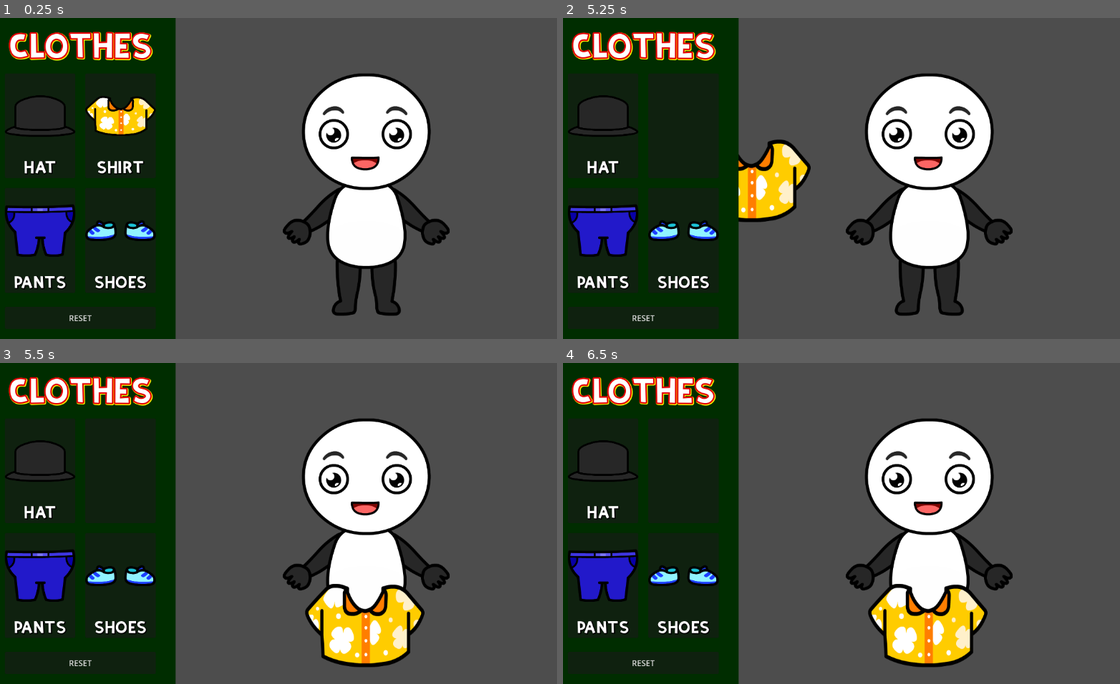
Above: before the commit, frames 1-4 (two rows, left to right).
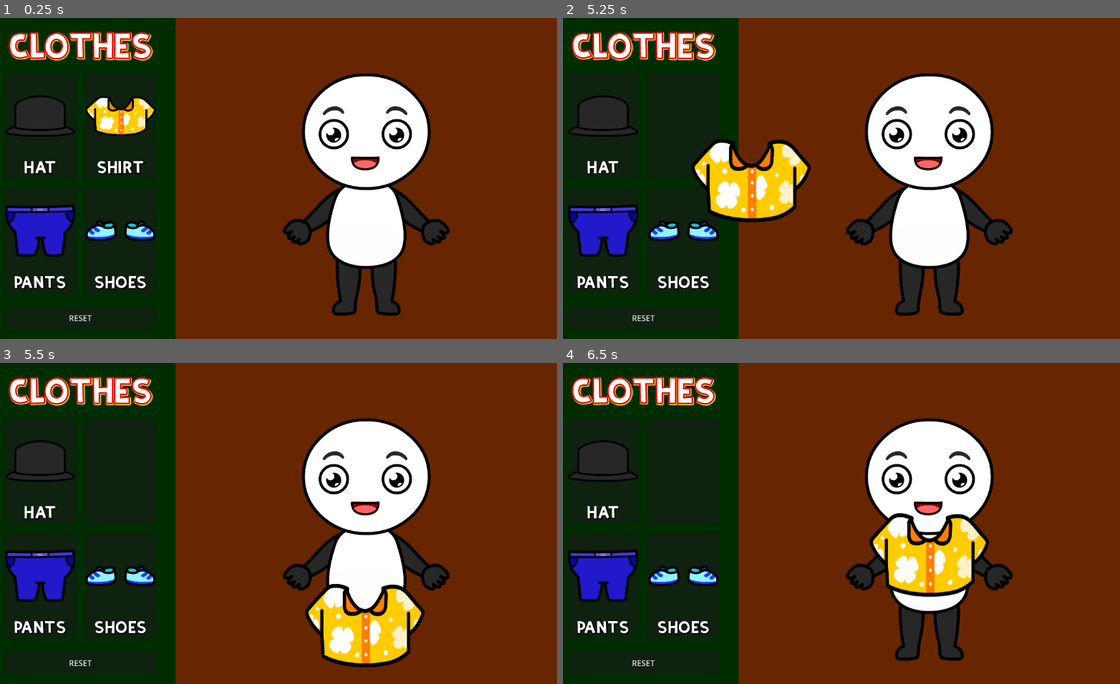
Above: after the commit, the same moments.

Repository: Vivek13130/Godot_internship_project
Game: Godot game, scene res://scenes/main.tscn
Same seed, same stepped clock (60 frames per second), same inputs: the game is played once before the commit and once after it.
Inputs (mouse positions are in pixels of both pictures, inside the frame that each line leads up to):
- Up to frame 1 (0.25 s): no input
- Up to frame 2 (5.25 s): tap Enter at 0.5, 2.75, 4.25 s; move the mouse to (958, 162) at 0.52 s; click (958, 162) at 0.67 s; click "RESET" at 1.25 s; tap Space at 2, 3.5, 5 s; drag from (718, 194) to (930, 130) at 2.02 s; move the mouse to (891, 107) at 2.77 s; click (891, 107) at 2.92 s; drag from (808, 242) to (930, 226) at 3.52 s; move the mouse to (1003, 226) at 4.27 s; click (1003, 226) at 4.42 s; drag from (663, 130) to (925, 281) at 5.02 s
- Up to frame 3 (5.5 s): no input
- Up to frame 4 (6.5 s): move the mouse to (863, 523) at 5.77 s; click (863, 523) at 5.92 s

The runs differ from the first frame. In frame 1, 56% of the frame differs, in the area x 31-100%, y 0-100%; in frame 2, 55%; in frame 3, 54%; in frame 4, 61%.
Error after the commit: Invalid call. Nonexistent function 'get_parent' in base 'Nil'. (res://character.gd:56)

Commit message:
drag and drop working
now only polishing is left

Diff:
--- a/character.gd
+++ b/character.gd
@@ -2,18 +2,96 @@
 
 # Dictionary mapping valid item types to their target areas
 var valid_areas = {
-	"hat": "HeadArea",
-	"pants": "LegsArea"
+	"hat": "HeadDetectionArea",
+	"pants": "LegsDetectionArea",
+	"shirt" : "BodyDetectionArea",
+	"shoes" : "FeetDetectionArea"
 }
 
-#func check_valid_overlap(dropped_item: Node2D) -> bool:
-	#for area_name in valid_areas.values():
-		#var area = $[area_name]  # Assuming "HeadArea" and "LegsArea" are children of this node
-		#if area and area.get_overlapping_bodies().has(dropped_item):
-			#if dropped_item.name == valid_areas.find(area_name):
-				#return true  # Valid placement
-	#return false
+#these will check if dropable items are inside their correct detection area
+var is_hat_inside : bool = false
+var is_pant_inside : bool = false
+var is_shirt_inside : bool = false
+var is_shoe_inside : bool = false
+
+@onready var marker_head: Marker2D = $Sprite2D/head/MarkerHead
+@onready var marker_body: Marker2D = $Sprite2D/body/MarkerBody
+@onready var marker_legs: Marker2D = $Sprite2D/legs/MarkerLegs
+@onready var marker_feet: Marker2D = $Sprite2D/feet/MarkerFeet
 
 
-func _on_head_area_area_entered(area: Area2D) -> void:
-	print(area.name)
+# will return the name of dropable in it's correct area
+func find_valid_overlap() -> String:
+	if(is_hat_inside):
+		is_hat_inside = false
+		return "hat"
+	elif is_pant_inside:
+		is_pant_inside = false
+		return "pant"
+	elif is_shirt_inside:
+		is_shirt_inside = false
+		return "shirt"
+	elif is_shoe_inside:
+		is_shoe_inside = false
+		return "shoe"
+	else:
+		return ""
+
+func set_correct_position(dragged_item_name : String , dragged_item_instance ) :
+	var correct_pos : Vector2 = Vector2.INF
+	if(dragged_item_name == "hat"):
+		correct_pos = marker_head.global_position
+	elif(dragged_item_name == "shirt"):
+		correct_pos = marker_body.global_position
+	elif(dragged_item_name == "pant"):
+		correct_pos = marker_legs.global_position
+	elif(dragged_item_name == "shoes"):
+		correct_pos = marker_feet.global_position
+	else:
+		print("no correct position found !! ")
+
+	# animate the movement to correct position
+	if(correct_pos != Vector2.INF):
+
+		if dragged_item_instance.get_parent():
+			dragged_item_instance.get_parent().remove_child(dragged_item_instance)
+			# remove this node from DragDrop and add this to DroppedItems instead
+		get_parent().get_node("DroppedItems").add_child(dragged_item_instance)
+		dragged_item_instance.global_position = correct_pos
+
+
+# area names are : hatArea, pantArea, shoeArea, shirtArea
+#( these names are of dropable items )
+
+# signals to check if a dropable is inside a valid area or not
+func _on_head_detection_area_area_entered(area: Area2D) -> void:
+	if(area.name == "hatArea"):
+		is_hat_inside = true
+
+func _on_head_detection_area_area_exited(area: Area2D) -> void:
+	if(area.name == "hatArea"):
+		is_hat_inside = false
+
+func _on_body_detection_area_area_entered(area: Area2D) -> void:
+	if(area.name == "shirtArea"):
+		is_shirt_inside = true
+
+func _on_body_detection_area_area_exited(area: Area2D) -> void:
+	if(area.name == "shirtArea"):
+		is_shirt_inside = false
+
+func _on_legs_detection_area_area_entered(area: Area2D) -> void:
+	if(area.name == "pantArea"):
+		is_pant_inside = true
+
+func _on_legs_detection_area_area_exited(area: Area2D) -> void:
+	if(area.name == "pantArea"):
+		is_pant_inside = false
+
+func _on_feet_detection_area_area_entered(area: Area2D) -> void:
+	if(area.name == "shoeArea"):
+		is_shoe_inside = true
+
+func _on_feet_detection_area_area_exited(area: Area2D) -> void:
+	if(area.name == "shoeArea"):
+		is_shoe_inside = false
--- a/character.tscn
+++ b/character.tscn
@@ -25,9 +25,9 @@
 
 [node name="head" type="Node2D" parent="Sprite2D"]
 
-[node name="HeadArea" type="Area2D" parent="Sprite2D/head"]
+[node name="HeadDetectionArea" type="Area2D" parent="Sprite2D/head"]
 
-[node name="CollisionShape2D" type="CollisionShape2D" parent="Sprite2D/head/HeadArea"]
+[node name="CollisionShape2D" type="CollisionShape2D" parent="Sprite2D/head/HeadDetectionArea"]
 position = Vector2(0, -212)
 shape = SubResource("CircleShape2D_1de55")
 
@@ -36,9 +36,9 @@
 
 [node name="body" type="Node2D" parent="Sprite2D"]
 
-[node name="BodyArea" type="Area2D" parent="Sprite2D/body"]
+[node name="BodyDetectionArea" type="Area2D" parent="Sprite2D/body"]
 
-[node name="CollisionShape2D" type="CollisionShape2D" parent="Sprite2D/body/BodyArea"]
+[node name="CollisionShape2D" type="CollisionShape2D" parent="Sprite2D/body/BodyDetectionArea"]
 position = Vector2(-1, 113)
 shape = SubResource("CapsuleShape2D_ysmr8")
 debug_color = Color(0.288232, 0.630143, 0, 0.42)
@@ -48,9 +48,9 @@
 
 [node name="legs" type="Node2D" parent="Sprite2D"]
 
-[node name="LegsArea" type="Area2D" parent="Sprite2D/legs"]
+[node name="LegsDetectionArea" type="Area2D" parent="Sprite2D/legs"]
 
-[node name="CollisionShape2D" type="CollisionShape2D" parent="Sprite2D/legs/LegsArea"]
+[node name="CollisionShape2D" type="CollisionShape2D" parent="Sprite2D/legs/LegsDetectionArea"]
 position = Vector2(-5, 290)
 shape = SubResource("CircleShape2D_6thgb")
 debug_color = Color(0.670568, 0.309023, 1, 0.42)
@@ -60,9 +60,9 @@
 
 [node name="feet" type="Node2D" parent="Sprite2D"]
 
-[node name="FeetArea" type="Area2D" parent="Sprite2D/feet"]
+[node name="FeetDetectionArea" type="Area2D" parent="Sprite2D/feet"]
 
-[node name="CollisionShape2D" type="CollisionShape2D" parent="Sprite2D/feet/FeetArea"]
+[node name="CollisionShape2D" type="CollisionShape2D" parent="Sprite2D/feet/FeetDetectionArea"]
 position = Vector2(-2, 381)
 rotation = 1.58765
 shape = SubResource("CapsuleShape2D_3geyg")
@@ -71,4 +71,11 @@
 [node name="MarkerFeet" type="Marker2D" parent="Sprite2D/feet"]
 position = Vector2(0, 379)
 
-[connection signal="area_entered" from="Sprite2D/head/HeadArea" to="." method="_on_head_area_area_entered"]
+[connection signal="area_entered" from="Sprite2D/head/HeadDetectionArea" to="." method="_on_head_detection_area_area_entered"]
+[connection signal="area_exited" from="Sprite2D/head/HeadDetectionArea" to="." method="_on_head_detection_area_area_exited"]
+[connection signal="area_entered" from="Sprite2D/body/BodyDetectionArea" to="." method="_on_body_detection_area_area_entered"]
+[connection signal="area_exited" from="Sprite2D/body/BodyDetectionArea" to="." method="_on_body_detection_area_area_exited"]
+[connection signal="area_entered" from="Sprite2D/legs/LegsDetectionArea" to="." method="_on_legs_detection_area_area_entered"]
+[connection signal="area_exited" from="Sprite2D/legs/LegsDetectionArea" to="." method="_on_legs_detection_area_area_exited"]
+[connection signal="area_entered" from="Sprite2D/feet/FeetDetectionArea" to="." method="_on_feet_detection_area_area_entered"]
+[connection signal="area_exited" from="Sprite2D/feet/FeetDetectionArea" to="." method="_on_feet_detection_area_area_exited"]
--- a/gameplay.gd
+++ b/gameplay.gd
@@ -7,14 +7,13 @@
 
 func _ready() -> void:
 	handle_character_position()
-
+	Manager.gameplay_layer_node = $"."
 
 func _process(delta: float) -> void:
 	if(get_viewport().size.x != viewport.x || get_viewport().size.y != viewport.y):
 		# if viewport changes , recalculate the position
 		handle_character_position()
 
-
 func handle_character_position():
 	# this function will make sure our character stay in center of screen
 	viewport = get_viewport().size
--- a/manager.gd
+++ b/manager.gd
@@ -1,14 +1,20 @@
 extends Node
 #this is a global file and it will store :
-# assets
-# any common variable
-# intermediate communicating functions
-# default values , etc
+# assets, any common variable, intermediate communicating functions, default values
+
 
 signal item_selected(item : String)
 signal hide_item_from_UI(item : String)
+signal show_item_in_UI(dragged_item_name : String)
+
 
 var grabbed : bool = false;
+var dragged_item_name
+var dragged_item_instance
+
+var lerp_speed_pos_reset: float = 0.1
+var moving_to_reset: bool = false
+
 
 var item_scenes = {
 	"hat": "res://scenes/hat.tscn",
@@ -17,18 +23,53 @@
 	"shirt": "res://scenes/shirt.tscn",
 }
 
+var item_scene_access_paths = {
+	"hat" : null,
+	"shirt" : null,
+	"pant" : null,
+	"shoes" : null
+}
+
 var current_dragged_scene_path: String = ""
 
-func drag_drop_launch(item_type : String):
-	print("drag drop launched for " , item_type)
+var gameplay_layer_node : Node2D = null # this will keep reference to gameplay layer
+# we need this node to apply some transformations
+
+
+func drag_drop_launch(item_name : String):
 	grabbed = true # now it can be turned off only by DragDrop
 
 	# we need to hide this item from UI
-	emit_signal("hide_item_from_UI", item_type)
+	emit_signal("hide_item_from_UI", item_name)
 
 	# emit the signal to DragDrop Scene
-	if item_scenes.has(item_type):
-		current_dragged_scene_path = (item_scenes[item_type])
-		emit_signal("item_selected", item_type, current_dragged_scene_path)
+	if item_scenes.has(item_name):
+		current_dragged_scene_path = (item_scenes[item_name])
+		emit_signal("item_selected", item_name, current_dragged_scene_path)
 	else:
-		print("Invalid item type: ", item_type)
+		print("Invalid item type: ", item_name)
+
+
+func reset_position(dragged_item_Name , dragged_item_Instance):
+	dragged_item_name = dragged_item_Name
+	dragged_item_instance = dragged_item_Instance
+	moving_to_reset = true
+
+
+func _process(delta: float) -> void:
+	if(moving_to_reset and dragged_item_instance):
+		var current_position = dragged_item_instance.global_position
+		var canvas_layer_item = item_scene_access_paths[dragged_item_name]
+
+		var c_local_to_n_global = gameplay_layer_node.get_canvas_transform().affine_inverse() * canvas_layer_item.get_global_transform_with_canvas()
+		var target_position: Vector2 = c_local_to_n_global * (canvas_layer_item.get_parent_area_size() / 2)
+
+		dragged_item_instance.global_position = current_position.lerp(target_position, lerp_speed_pos_reset)
+
+		# Stop moving when it's close enough to the target
+		if current_position.distance_to(target_position) < 10:
+			dragged_item_instance.queue_free()
+			moving_to_reset = false
+			emit_signal("show_item_in_UI" , dragged_item_name)
+			dragged_item_name = ""
+			dragged_item_instance = null
--- a/scenes/character_panel.tscn
+++ b/scenes/character_panel.tscn
@@ -1,6 +1,4 @@
-[gd_scene load_steps=2 format=3 uid="uid://cotksyc1eknrd"]
-
-[ext_resource type="Script" path="res://scenes/character_panel.gd" id="1_vg48i"]
+[gd_scene format=3 uid="uid://cotksyc1eknrd"]
 
 [node name="CharacterPanel" type="Control"]
 layout_mode = 3
@@ -9,14 +7,12 @@
 anchor_bottom = 1.0
 grow_horizontal = 2
 grow_vertical = 2
-script = ExtResource("1_vg48i")
 
 [node name="ColorRect" type="ColorRect" parent="."]
-visible = false
 layout_mode = 1
 anchors_preset = 15
 anchor_right = 1.0
 anchor_bottom = 1.0
 grow_horizontal = 2
 grow_vertical = 2
-color = Color(0.276732, 3.60981e-08, 0.119492, 1)
+color = Color(0.406955, 0.150814, 0, 1)
--- a/scenes/drag_drop.gd
+++ b/scenes/drag_drop.gd
@@ -1,15 +1,15 @@
 extends Node2D
 
-var dragged_item = null
+var dragged_item_name : String = "";
+var dragged_item = null # this will be an instance of the dragged item
 
 func _ready():
 	Manager.connect("item_selected", _on_item_selected)
 
-func _on_item_selected(item, item_scene_path):
-	print(item_scene_path)
+func _on_item_selected(item_name, item_scene_path):
+	dragged_item_name = item_name
 	dragged_item = load(item_scene_path).instantiate()
-	handle_scale(item , dragged_item)
-	dragged_item.z_index = 999
+	handle_scale(item_name , dragged_item)
 	add_child(dragged_item)  # this is neccessary to make it visible
 	# if it is not added to scene tree, then it will not be visible
 
@@ -31,20 +31,21 @@
 
 
 func _input(event: InputEvent) -> void:
+
 	if event is InputEventMouseButton and event.button_index == MOUSE_BUTTON_LEFT and not event.pressed:
 		Manager.grabbed = false
-		print("Mouse button released!")
 		var temp_dragged_item = dragged_item # add this to parent element.
-		dragged_item = null
-			# Notify the character scene about the release and check for overlaps
+		dragged_item = null # to stop the process function from updating it's position
+
+		# Notify the character scene about the release and check for overlaps
 		var character = get_parent().get_node("Character")
 		if character :
-			print(character)
+			var correct_overlap = character.find_valid_overlap()
+			if(correct_overlap == ""):
+				# no valid overlap found , reset position
+				print("resetting position ")
+				Manager.reset_position(dragged_item_name, temp_dragged_item)
+			else:
+				character.set_correct_position(dragged_item_name , temp_dragged_item)
 		else:
-			print("ch not found @@@@@ ")
-			#if character and character.check_valid_overlap(dragged_item):
-				#print("Item successfully placed!")
-			#else:
-				#print("Invalid placement. Returning item to UI.")
-				#dragged_item.queue_free()  # Remove the item if placement is invalid
-				#dragged_item = null
+			print("character not found !!")
--- a/scenes/gameplay.tscn
+++ b/scenes/gameplay.tscn
@@ -5,6 +5,7 @@
 [ext_resource type="PackedScene" uid="uid://ccjsibrc0cwin" path="res://scenes/drag_drop.tscn" id="3_gafl1"]
 
 [node name="gameplay" type="Node2D"]
+z_index = 999
 script = ExtResource("1_sy1rp")
 
 [node name="Character" parent="." instance=ExtResource("2_mx6cu")]
@@ -13,3 +14,5 @@
 
 [node name="DragDrop" parent="." instance=ExtResource("3_gafl1")]
 position = Vector2(-228, 260)
+
+[node name="DroppedItems" type="Node2D" parent="."]
--- a/scenes/main.tscn
+++ b/scenes/main.tscn
@@ -6,5 +6,6 @@
 [node name="Main" type="Node2D"]
 
 [node name="Game UI" parent="." instance=ExtResource("1_p7u6o")]
+layer = -1
 
 [node name="gameplay" parent="." instance=ExtResource("2_aqiiy")]
--- a/scenes/tool_panel.gd
+++ b/scenes/tool_panel.gd
@@ -1,4 +1,5 @@
 extends Control
+
 @onready var hat_card: VBoxContainer = $MarginContainer/OuterVBox/MainVBox/UpperHBox/Panel/hatCard
 @onready var shirt_card: VBoxContainer = $MarginContainer/OuterVBox/MainVBox/UpperHBox/Panel2/shirtCard
 @onready var pants_card: VBoxContainer = $MarginContainer/OuterVBox/MainVBox/LowerHBox/Panel/pantsCard
@@ -7,11 +8,15 @@
 
 func _ready() -> void:
 	Manager.connect("hide_item_from_UI", hide_item_from_UI)
+	Manager.connect("show_item_in_UI", show_item_in_UI)
+
+	Manager.item_scene_access_paths["hat"] = $MarginContainer/OuterVBox/MainVBox/UpperHBox/Panel/hatCard/TextureRect
+	Manager.item_scene_access_paths["shirt"] = $MarginContainer/OuterVBox/MainVBox/UpperHBox/Panel2/shirtCard/TextureRect
+	Manager.item_scene_access_paths["pant"] = $MarginContainer/OuterVBox/MainVBox/LowerHBox/Panel/pantsCard/TextureRect
+	Manager.item_scene_access_paths["shoes"] = $MarginContainer/OuterVBox/MainVBox/LowerHBox/Panel2/shoesCard/TextureRect
 
 
-func _process(delta: float) -> void:
-	pass
-
+#signal functions to hide and show items in UI
 func hide_item_from_UI(item : String):
 	print("hiding : ", item)
 	if(item == "pant"):
@@ -25,22 +30,33 @@
 	else:
 		print("item not found to hide : ", item)
 
+func show_item_in_UI(item : String):
+	print("showing -- : ", item)
+	if(item == "pant"):
+		pants_card.visible = true
+	elif(item == "hat"):
+		hat_card.visible = true
+	elif(item == "shoes"):
+		shoes_card.visible = true
+	elif(item == "shirt"):
+		shirt_card.visible = true
+	else:
+		print("item not found to hide : ", item)
+
+
+# detecting clicks on UI : and launching the DragDrop on the same
 func _on_card_1_gui_input(event: InputEvent) -> void:
 	if event is InputEventMouseButton and event.button_index == MOUSE_BUTTON_LEFT and event.pressed:
-		print("hat clicked in UI")
 		Manager.drag_drop_launch("hat")
 
 func _on_card_2_gui_input(event: InputEvent) -> void:
 	if event is InputEventMouseButton and event.button_index == MOUSE_BUTTON_LEFT and event.pressed:
-		print("shirt clicked in UI")
 		Manager.drag_drop_launch("shirt")
 
 func _on_card_3_gui_input(event: InputEvent) -> void:
 	if event is InputEventMouseButton and event.button_index == MOUSE_BUTTON_LEFT and event.pressed:
-		print("pant clicked in UI")
 		Manager.drag_drop_launch("pant")
 
 func _on_card_4_gui_input(event: InputEvent) -> void:
 	if event is InputEventMouseButton and event.button_index == MOUSE_BUTTON_LEFT and event.pressed:
-		print("shoes clicked in UI")
 		Manager.drag_drop_launch("shoes")
Not shown, added: scenes/tooEDF3.tmp
